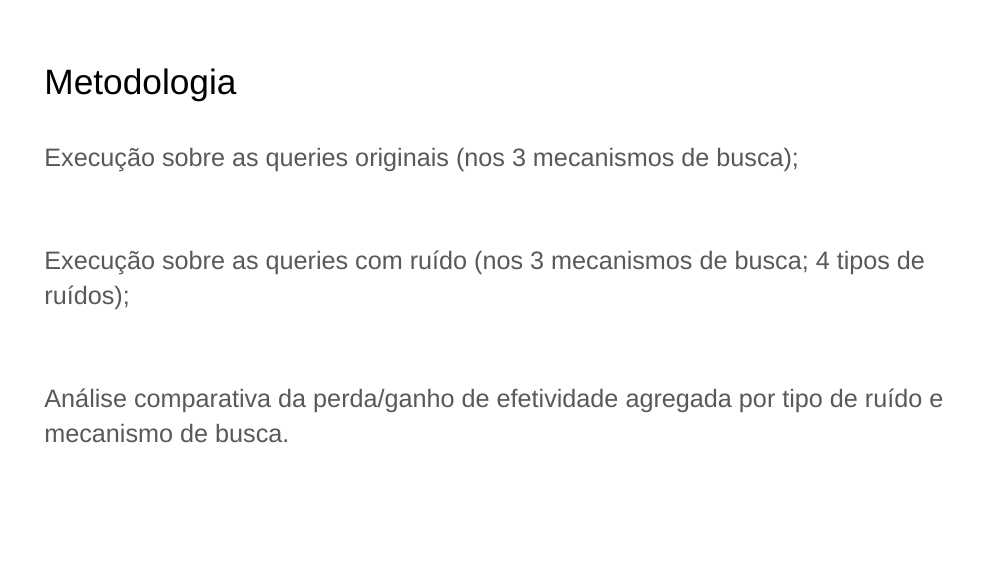
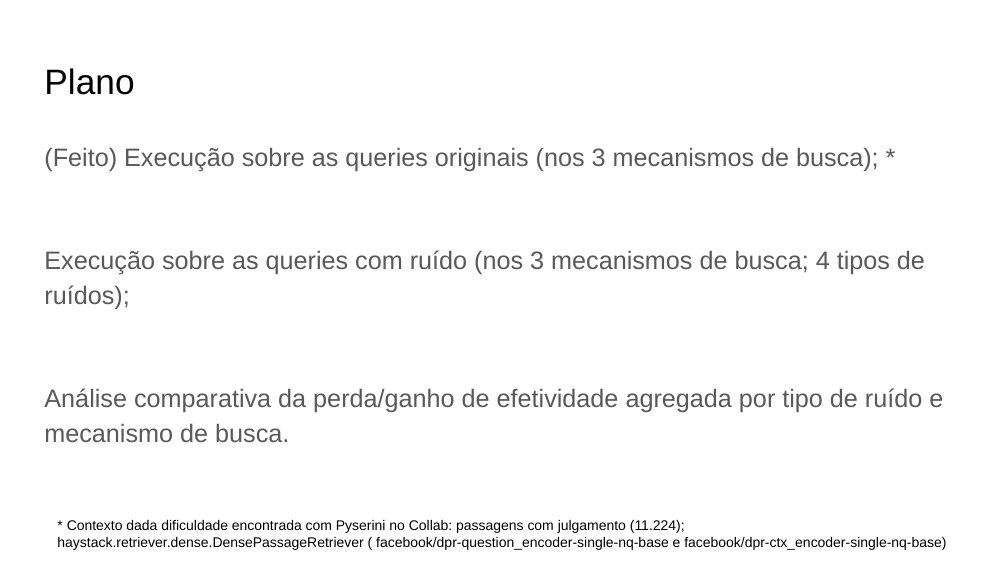
Before and after one commit to leonardo3108/robustez-query, a slide deck: slide 4 of docs/Apresentação 2 - 20211111.pptx. Drawn at 1008x567 pixels with LibreOffice and Linux fonts; fonts in the diff are those of the drawing. Boxes give left, top, right and bottom in pixels: in the first picture for what was removed or moved away, otherwise in the second. Text is boxed around its words. In the diff, an @@ line names an element or a change of style, - is before the commit and + after.

```diff
--- a/docs/Apresentação 2 - 20211111.pptx
+++ b/docs/Apresentação 2 - 20211111.pptx
@@ title at [44,68,134,95]: text changed @@
-Metodologia
+Plano
@@ text at [44,147,879,172]: text changed @@
-Execução sobre as queries originais (nos 3 mecanismos de busca);
+(Feito) Execução sobre as queries originais (nos 3 mecanismos de busca); *
@@ text added at [57,520,946,550], 10 pt, text #000000 @@
+* Contexto dada dificuldade encontrada com Pyserini no Collab: passagens com julgamento (11.224);
+haystack.retriever.dense.DensePassageRetriever ( facebook/dpr-question_encoder-single-nq-base e facebook/dpr-ctx_encoder-single-nq-base)
```
Also in this commit, not shown: 2 other slides changed, 1 slide removed.
